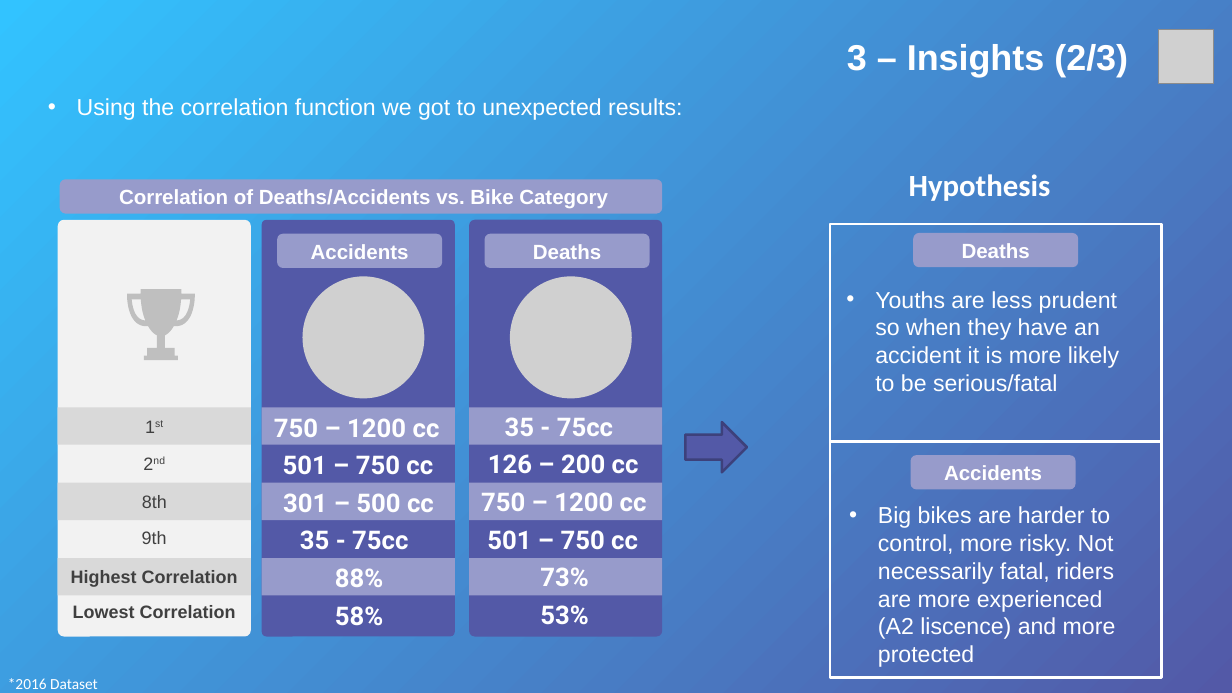
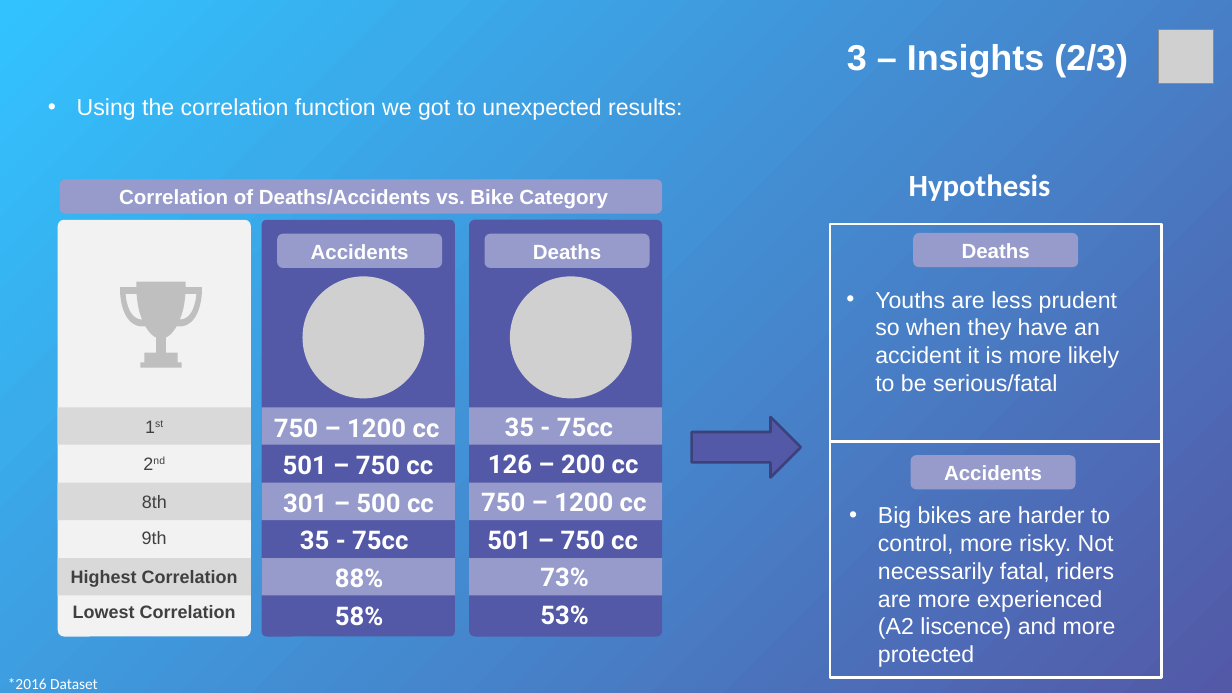
Before and after one commit to fyuji88/Project-Week-2-Barcelona, a slide deck: slide 8 of group7_transportation.pptx. Drawn at 1232x693 pixels with LibreOffice and Linux fonts; fonts in the diff are those of the drawing; grey boxes stand for pictures. Boxes give left, top, right and bottom in pixels: in the first picture for what was removed or moved away, otherwise in the second. Text is boxed around its words. In the diff, an @@ line names an element or a change of style, - is before the commit and + after.

```diff
--- a/group7_transportation.pptx
+++ b/group7_transportation.pptx
@@ freeform shape: place and size @@
-freeform shape at [128, 289, 195, 360]
+freeform shape at [120, 282, 202, 368]
@@ right arrow: place and size @@
-right arrow at [685, 422, 747, 472]
+right arrow at [691, 417, 800, 478]
```
Also in this commit, not shown: 6 other slides changed, 3 other files.
